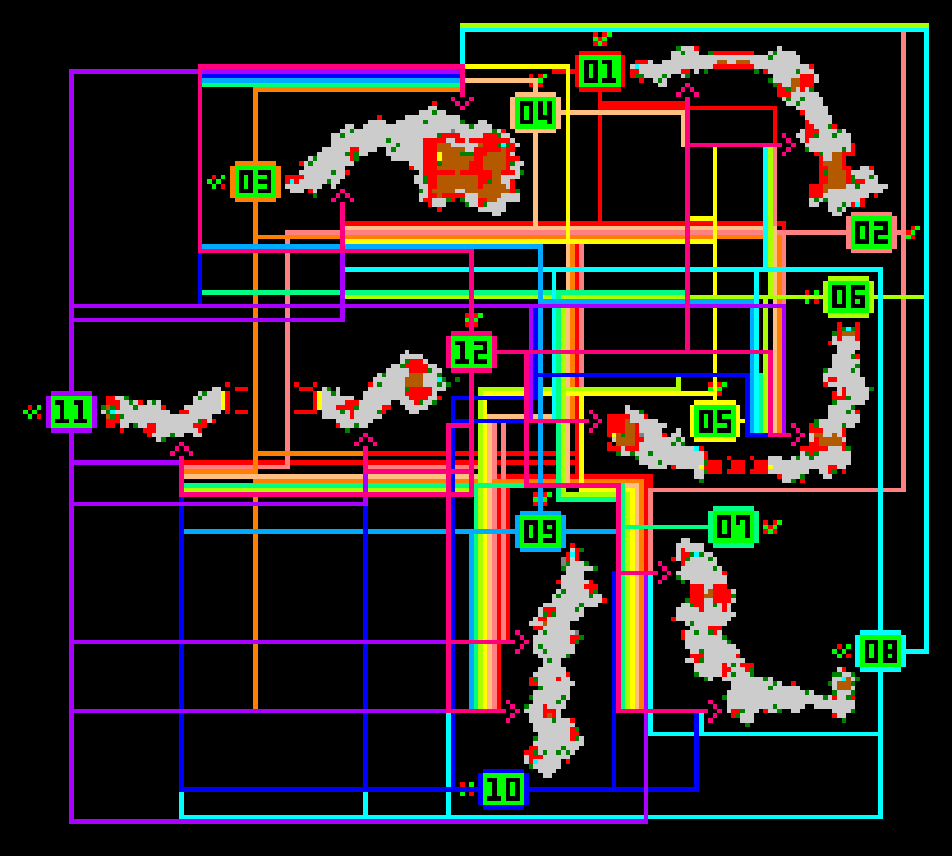
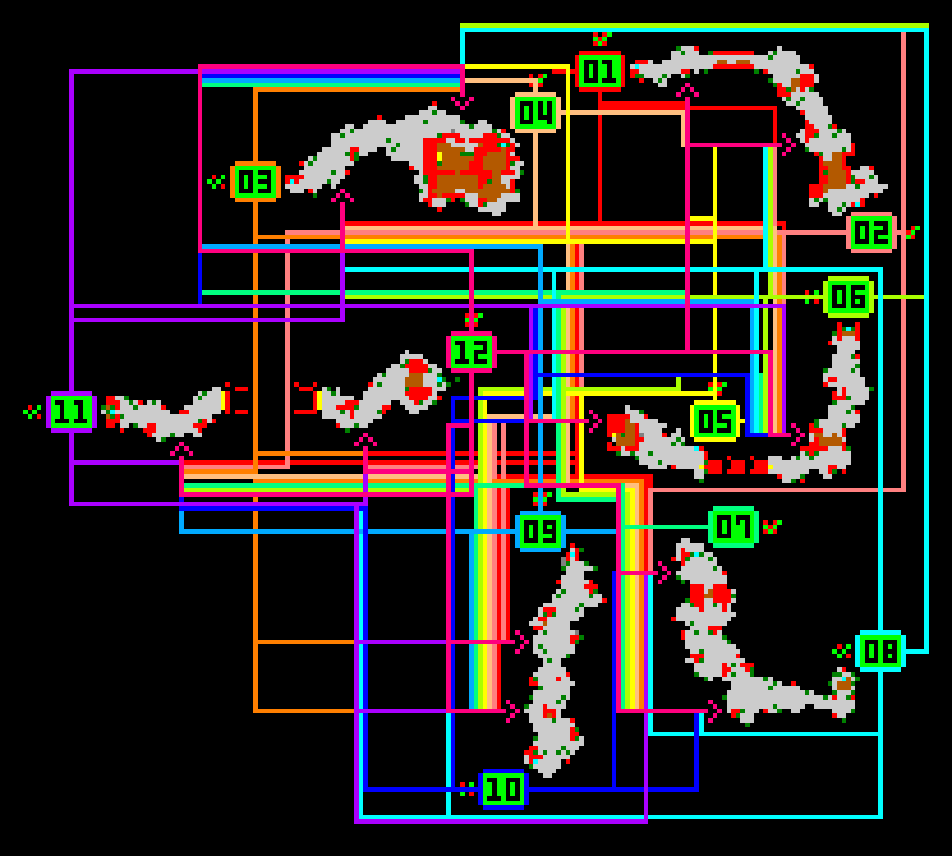
Layers edited between the first and the second 952x856 image:
painted on "Mapa" over left=69, top=506, right=368, bottom=824
